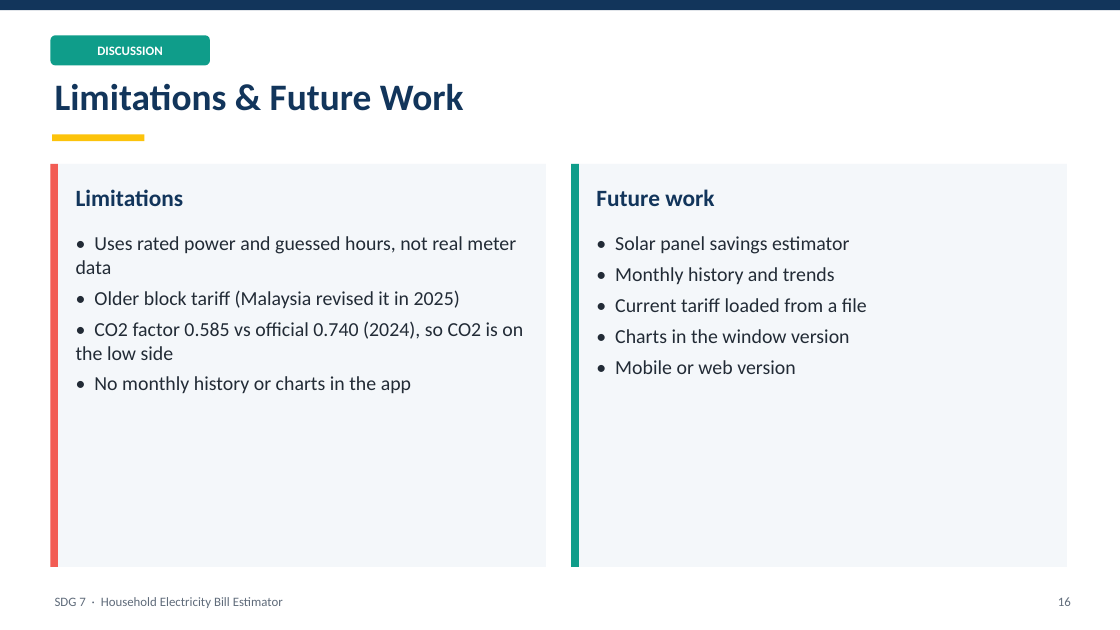
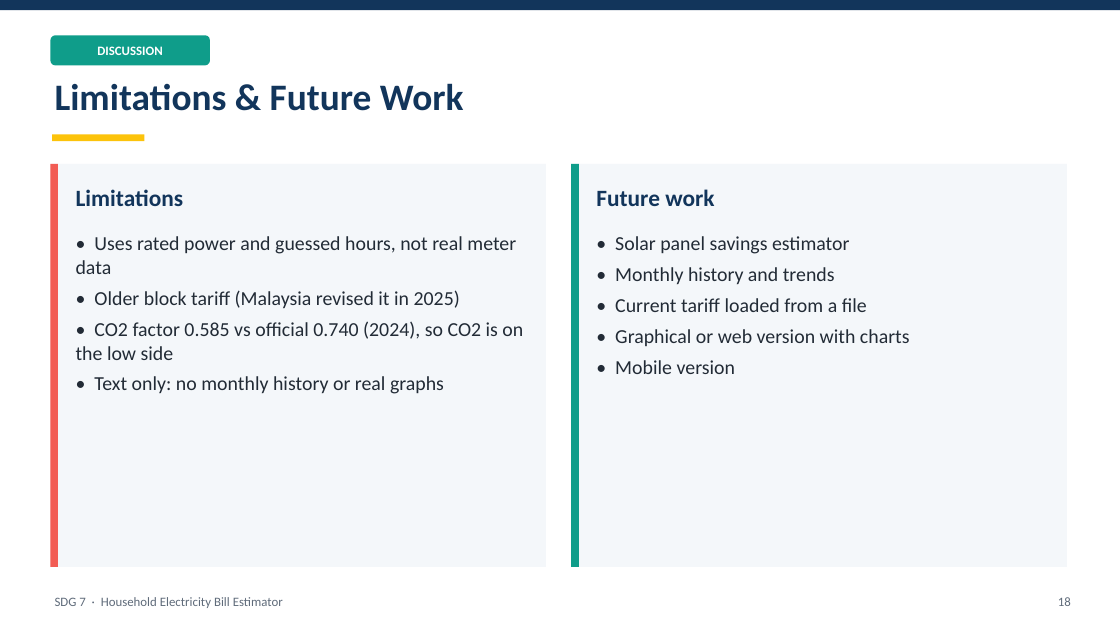
Before and after one commit to mh9d/ELT, a slide deck: slide 18 of docs/Slides_SDG7_Electricity_Bill_Estimator.pptx (slide 16 before the commit). Drawn at 1120x630 pixels with LibreOffice and Linux fonts; fonts in the diff are those of the drawing. Boxes give left, top, right and bottom in pixels: in the first picture for what was removed or moved away, otherwise in the second. Text is boxed around its words. In the diff, an @@ line names an element or a change of style, - is before the commit and + after.

Commit message:
Remove window UI and document every feature
- Remove the Tkinter window version and all references to it
- Add 17 screenshots covering every menu option, error case and the unit tests
- Report: new feature-by-feature walkthrough referencing each screenshot
- Slides: walkthrough slides replace the window slide

```diff
--- a/docs/Slides_SDG7_Electricity_Bill_Estimator.pptx
+++ b/docs/Slides_SDG7_Electricity_Bill_Estimator.pptx
@@ text at (x1=615, y1=329, x2=910, y2=374): text changed @@
-• Charts in the window version
-• Mobile or web version
+• Graphical or web version with charts
+• Mobile version
@@ text at (x1=94, y1=376, x2=444, y2=394): text changed @@
-• No monthly history or charts in the app
+• Text only: no monthly history or real graphs
```
Also in this commit, not shown: 7 other slides changed, 3 slides added, 1 slide removed, 31 other files.
